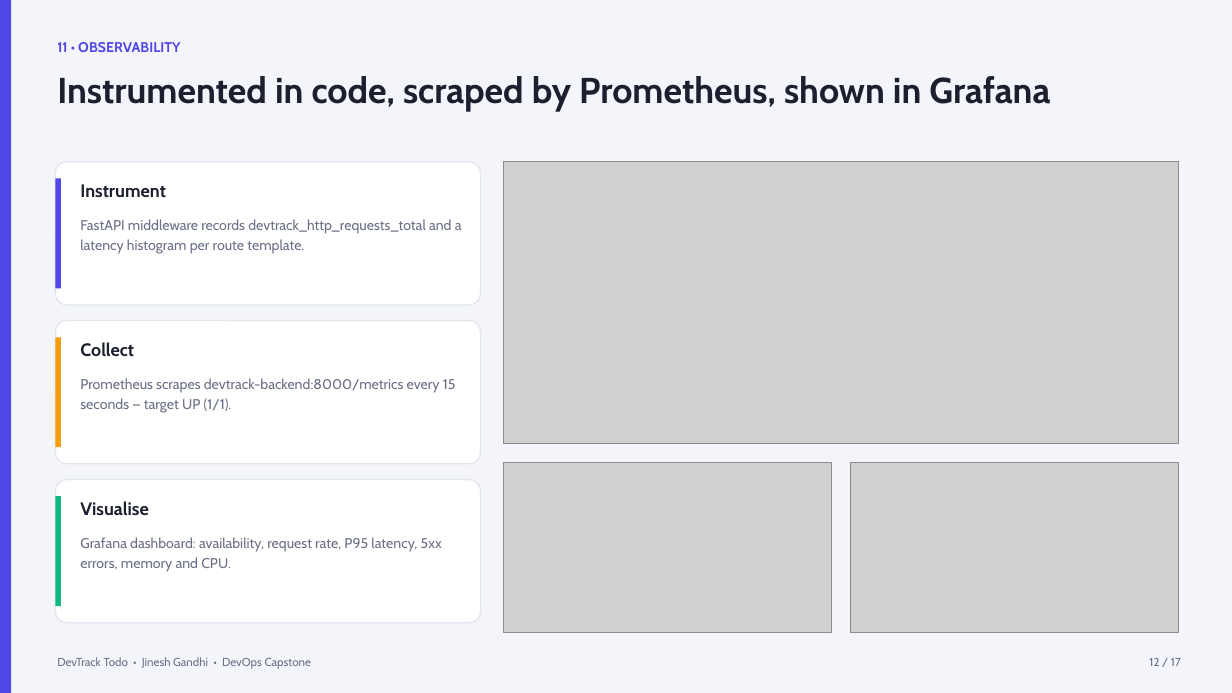
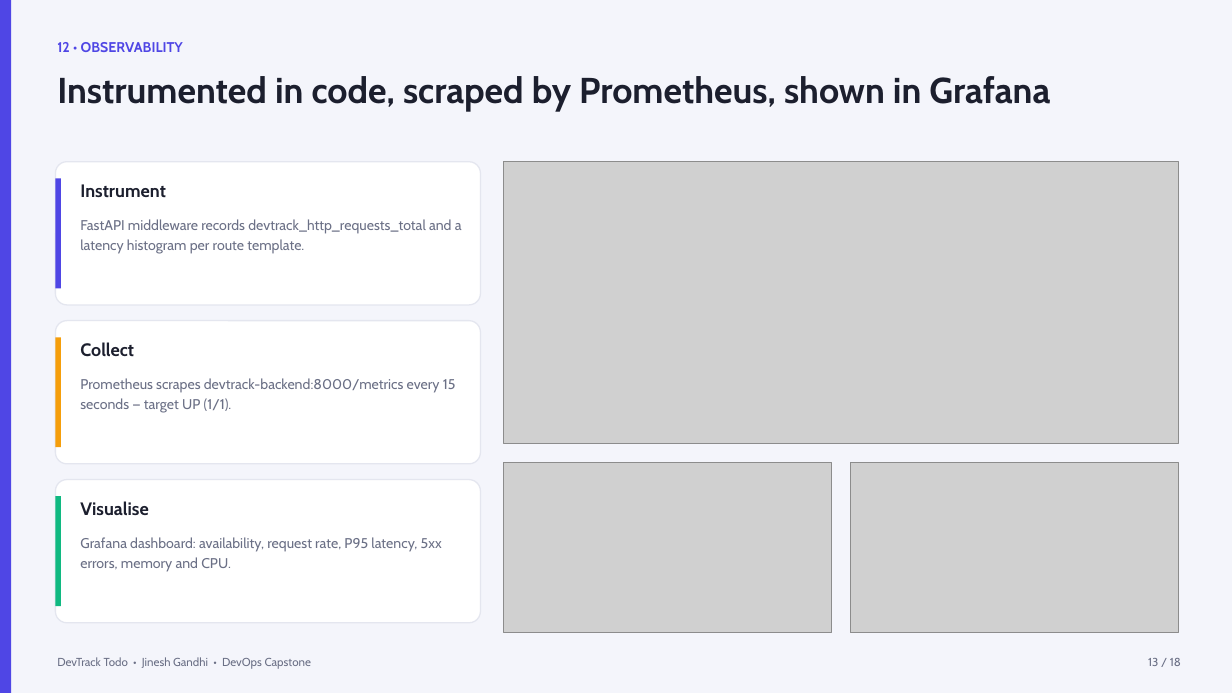
Before and after one commit to jineshgandhi79/Devops-capstone, a slide deck: slide 13 of demo/ppt/presentation.pptx (slide 12 before the commit). Drawn at 1232x693 pixels with LibreOffice and Linux fonts; fonts in the diff are those of the drawing; grey boxes stand for pictures. Boxes give left, top, right and bottom in pixels: in the first picture for what was removed or moved away, otherwise in the second. Text is boxed around its words. In the diff, an @@ line names an element or a change of style, - is before the commit and + after.

```diff
--- a/demo/ppt/presentation.pptx
+++ b/demo/ppt/presentation.pptx
@@ text at (57, 42, 183, 52): text changed @@
-11 • OBSERVABILITY
+12 • OBSERVABILITY
@@ text at (1148, 658, 1181, 666): text changed @@
-12 / 17
+13 / 18
```
Also in this commit, not shown: 14 other slides changed, 1 slide added, 5 other files.
